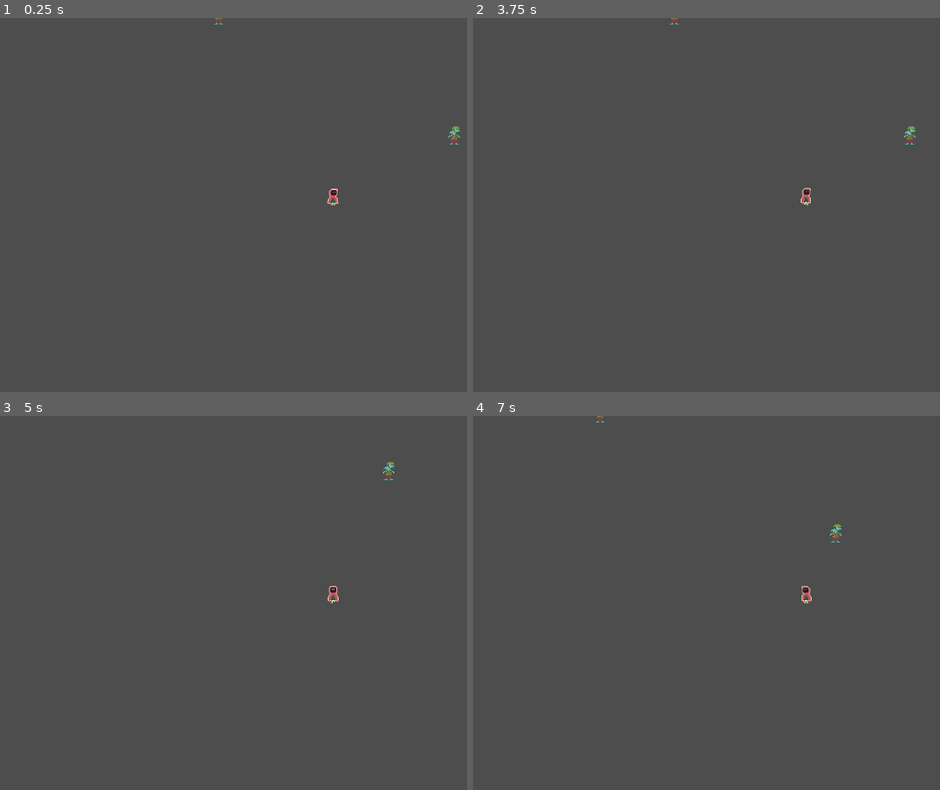
Above: before the commit, frames 1-4 (two rows, left to right).
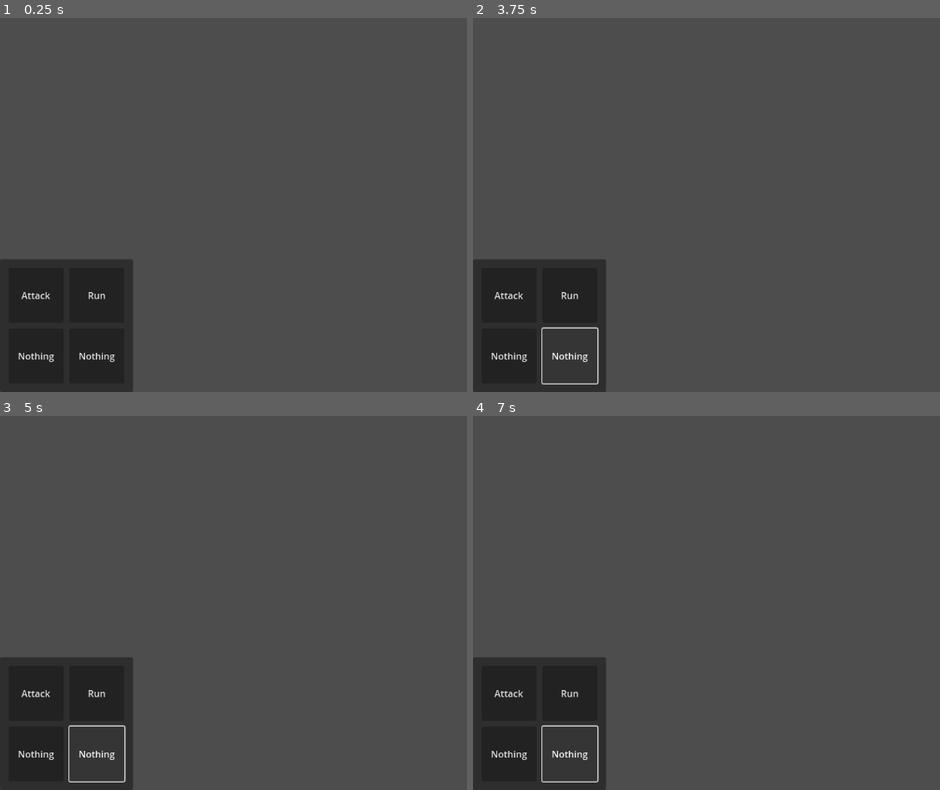
Above: after the commit, the same moments.

Repository: lumodevteam/sovle-squad
Game: Godot game, scene res://scenes/global/battle/battle_gui.tscn
Same seed, same stepped clock (60 frames per second), same inputs: the game is played once before the commit and once after it. Before the commit the project starts from res://scenes/tutorial.tscn.
Inputs (mouse positions are in pixels of both pictures, inside the frame that each line leads up to):
- Up to frame 1 (0.25 s): no input
- Up to frame 2 (3.75 s): click (510, 294) at 0.5 s, where only the run after the commit has a clickable "Attack"; click (571, 294) at 1.25 s, where only the run after the commit has a clickable "Run"; click (510, 354) at 2 s, where only the run after the commit has a clickable "Nothing"; click (571, 354) at 2.75 s, where only the run after the commit has a clickable "Nothing"; tap Enter at 3.5 s; hold D (right) from 3.53 s (still down); hold E (interact) from 3.53 s (still down)
- Up to frame 3 (5 s): release D (right) at 4.28 s; release E (interact) at 4.28 s; hold S (down) from 4.28 s (still down); tap Shift (sprint) at 4.35 s
- Up to frame 4 (7 s): tap Space at 5 s; release S (down) at 5.03 s; hold D (right) 5.03-5.78 s; hold E (interact) 5.03-5.78 s; hold W (up) 5.78-6.53 s; tap Shift (sprint) at 5.85 s; hold A (left) from 6.53 s (still down); hold E (interact) from 6.53 s (still down)

The runs differ from the first frame. In frame 1, 10% of the frame differs, in the area x 0-99%, y 0-100%; in frame 2, 8.5%; in frame 3, 8.5%; in frame 4, 8.6%.
Error after the commit: Parse Error: Expected identifier after "." for attribute access. (res://scenes/global/battle/menu.gd:5)

Commit message:
continued working on menu script

Diff:
--- a/solve-squad/project.godot
+++ b/solve-squad/project.godot
@@ -11,7 +11,7 @@
 [application]
 
 config/name="Solve Squad"
-run/main_scene="uid://d2nh1tce5gdx"
+run/main_scene="uid://b0jnhnrqsshx0"
 config/features=PackedStringArray("4.5", "GL Compatibility")
 config/icon="res://icon.svg"
 
--- a/solve-squad/scenes/entities/player/player.gd
+++ b/solve-squad/scenes/entities/player/player.gd
@@ -25,7 +25,17 @@
 		"name" : "basic attack",
 		"spd" : randi() % 10 + 1,
 		"dmg" : dmg / 2
-	}
+	},
+	2: {
+		"name" : "less basic attack",
+		"spd" : randi() % 10 + 1,
+		"dmg" : dmg / 2
+	},
+	3: {
+		"name" : "even less basic attack",
+		"spd" : randi() % 10 + 1,
+		"dmg" : dmg / 2
+	},
 }
 
 var state: State = State.IDLE # current state of the player
--- a/solve-squad/scenes/global/battle/battle.gd
+++ b/solve-squad/scenes/global/battle/battle.gd
@@ -1,4 +1,6 @@
 extends Node
+
+signal get_player_moves(moves: Array)
 
 var battling: bool = false # is there a battle happening
 var rng = RandomNumberGenerator.new()
@@ -6,8 +8,6 @@
 
 func battle(player, enemy) -> void: # battle function
 	Navigation.change_scene(Navigation.battle_scene)
-
-	var camera
 	battling = true
 
 	var mid: int = player.lvl
@@ -17,11 +17,3 @@
 
 	if enemy.lvl <= 0:
 		enemy.lvl = 1
-
-	var dmg: int # damage
-
-	while player.health > 0 and enemy.health > 0:
-		dmg = player.attack() # player attacks first
-		enemy.health -= dmg
-		dmg = enemy.attack()
-		player.health -= dmg
--- a/solve-squad/scenes/global/battle/battle_gui.tscn
+++ b/solve-squad/scenes/global/battle/battle_gui.tscn
@@ -1,4 +1,6 @@
-[gd_scene load_steps=4 format=3 uid="uid://b0jnhnrqsshx0"]
+[gd_scene load_steps=5 format=3 uid="uid://b0jnhnrqsshx0"]
+
+[ext_resource type="Script" uid="uid://ms0bbk3nf778" path="res://scenes/global/battle/menu.gd" id="1_eghyr"]
 
 [sub_resource type="Theme" id="Theme_0rgck"]
 
@@ -16,7 +18,7 @@
 size_flags_horizontal = 2
 size_flags_vertical = 0
 
-[node name="Panel" type="Panel" parent="."]
+[node name="Menu" type="Panel" parent="." node_paths=PackedStringArray("menu", "moves")]
 layout_mode = 1
 anchors_preset = 2
 anchor_top = 1.0
@@ -26,8 +28,11 @@
 grow_vertical = 0
 localize_numeral_system = false
 theme = SubResource("Theme_0rgck")
+script = ExtResource("1_eghyr")
+menu = NodePath("Menu")
+moves = NodePath("Moves")
 
-[node name="GridContainer" type="GridContainer" parent="Panel"]
+[node name="Menu" type="GridContainer" parent="Menu"]
 layout_mode = 1
 anchors_preset = 8
 anchor_left = 0.5
@@ -45,29 +50,75 @@
 theme_override_constants/v_separation = 10
 columns = 2
 
-[node name="Button" type="Button" parent="Panel/GridContainer"]
+[node name="Attack" type="Button" parent="Menu/Menu"]
 layout_mode = 2
 size_flags_horizontal = 3
 size_flags_vertical = 3
 theme = SubResource("Theme_eq12t")
 text = "Attack"
 
-[node name="Button2" type="Button" parent="Panel/GridContainer"]
+[node name="Run" type="Button" parent="Menu/Menu"]
 layout_mode = 2
 size_flags_horizontal = 3
 theme = SubResource("Theme_eq12t")
 text = "Run"
 
-[node name="Button3" type="Button" parent="Panel/GridContainer"]
+[node name="tbd" type="Button" parent="Menu/Menu"]
 layout_mode = 2
 size_flags_horizontal = 3
 size_flags_vertical = 3
 theme = SubResource("Theme_eq12t")
 text = "Nothing"
 
-[node name="Button4" type="Button" parent="Panel/GridContainer"]
+[node name="tbd2" type="Button" parent="Menu/Menu"]
 layout_mode = 2
 size_flags_horizontal = 3
 size_flags_vertical = 3
 theme = SubResource("Theme_eq12t")
 text = "Nothing"
+
+[node name="Moves" type="GridContainer" parent="Menu"]
+visible = false
+layout_mode = 1
+anchors_preset = 8
+anchor_left = 0.5
+anchor_top = 0.5
+anchor_right = 0.5
+anchor_bottom = 0.5
+offset_left = -100.0
+offset_top = -100.0
+offset_right = 100.0
+offset_bottom = 100.0
+grow_horizontal = 2
+grow_vertical = 2
+theme = SubResource("Theme_eghyr")
+theme_override_constants/h_separation = 10
+theme_override_constants/v_separation = 10
+columns = 2
+
+[node name="Move1" type="Button" parent="Menu/Moves"]
+layout_mode = 2
+size_flags_horizontal = 3
+size_flags_vertical = 3
+theme = SubResource("Theme_eq12t")
+
+[node name="Move2" type="Button" parent="Menu/Moves"]
+layout_mode = 2
+size_flags_horizontal = 3
+theme = SubResource("Theme_eq12t")
+
+[node name="Move3" type="Button" parent="Menu/Moves"]
+layout_mode = 2
+size_flags_horizontal = 3
+size_flags_vertical = 3
+theme = SubResource("Theme_eq12t")
+
+[node name="Back" type="Button" parent="Menu/Moves"]
+layout_mode = 2
+size_flags_horizontal = 3
+size_flags_vertical = 3
+theme = SubResource("Theme_eq12t")
+text = "Back"
+
+[connection signal="pressed" from="Menu/Menu/Attack" to="Menu" method="_on_attack_pressed"]
+[connection signal="pressed" from="Menu/Moves/Back" to="Menu" method="_on_back_pressed"]
--- /dev/null
+++ b/solve-squad/scenes/global/battle/menu.gd
@@ -0,0 +1,20 @@
+extends Panel
+
+@export var menu: GridContainer
+@export var moves: GridContainer
+@onready var move_names = Battle.
+
+func toggle_visibility(object) -> void:
+	if object.visible:
+		object.visible = false
+	else:
+		object.visible = true
+
+func _on_attack_pressed() -> void:
+	toggle_visibility(menu)
+	toggle_visibility(moves)
+
+
+func _on_back_pressed() -> void:
+	toggle_visibility(moves)
+	toggle_visibility(menu)
Not shown, added: solve-squad/scenes/global/battle/menu.gd.uid
